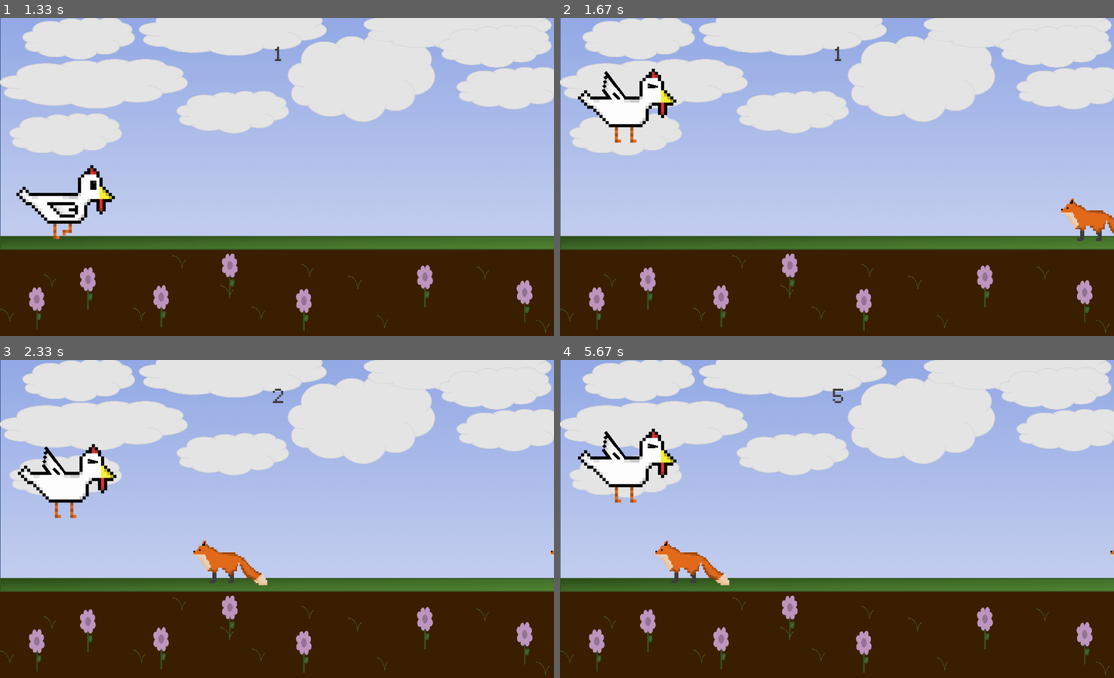
Above: before the commit, frames 1-4 (two rows, left to right).
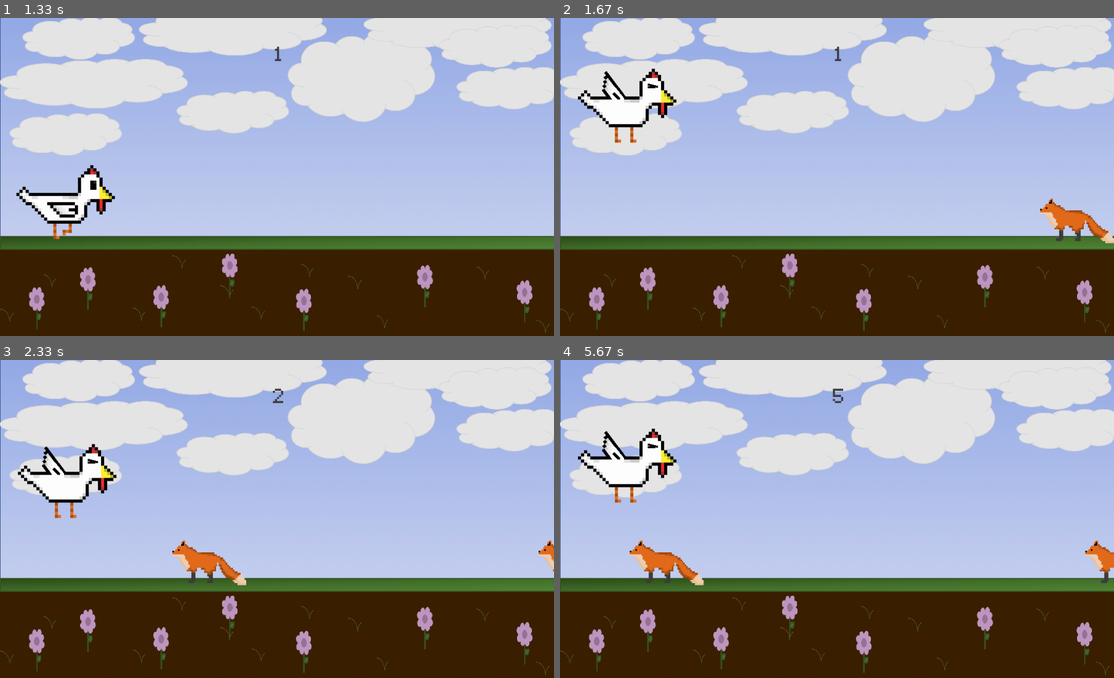
Above: after the commit, the same moments.

Repository: jrbdino/HackKU2023
Game: pygame game, started from game_loop.py
Two runs of this game, one before a commit and one after it. Both use one fixed random seed, a clock stepped at 60 frames per second and the inputs below.
Inputs:
- Up to frame 1 (1.33 s): tap Space at 0.33, 0.67, 1.07 s
- Up to frame 2 (1.67 s): tap Space at 1.37 s
- Up to frame 3 (2.33 s): tap Space at 1.9, 2.2 s
- Up to frame 4 (5.67 s): tap Space at 2.4, 2.7, 2.97, 3.3, 3.6, 3.73, 4.13, 4.43, 4.8, 5.2, 5.5 s

Frame 1 is identical in both runs. In frame 2, 0.9% of the frame differs, in the area x 86-100%, y 56-71%; in frame 3, 1.2%; in frame 4, 1.6%, in the area x 12-100%, y 56-71%.

Commit message:
decreased game difficulty

Diff:
--- a/game_loop.py
+++ b/game_loop.py
@@ -95,7 +95,7 @@
                     player_gravity -= 20
 
             if event.type == obstacle_timer:
-                obstacle_rect_list.append(fox_surf.get_rect(bottomleft=(randint(1080, 1680), 375)))
+                obstacle_rect_list.append(fox_surf.get_rect(bottomleft=(randint(1080, 1630), 375)))
 
         else:
             if event.type == pygame.KEYDOWN and event.key == pygame.K_SPACE:
